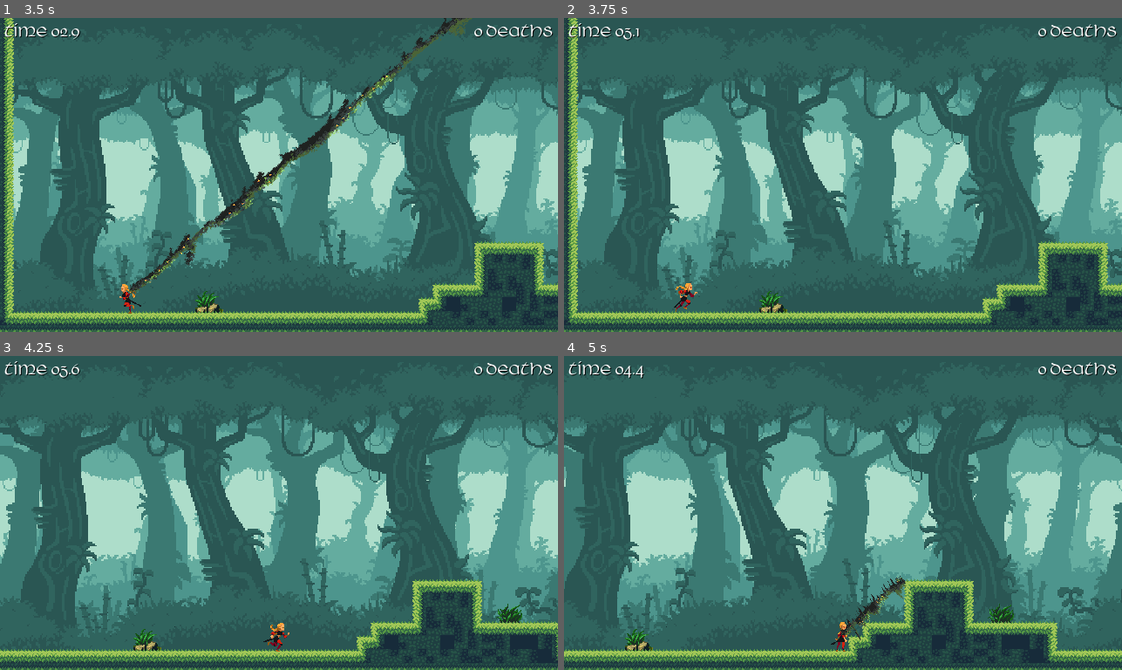
Above: before the commit, frames 1-4 (two rows, left to right).
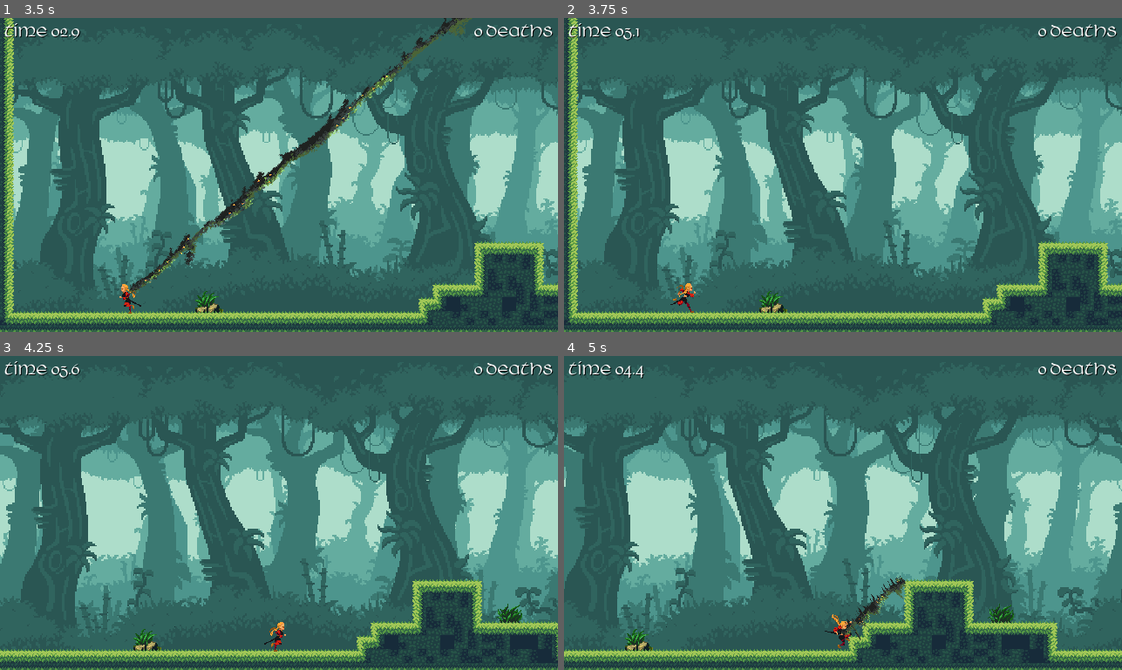
Above: after the commit, the same moments.

Repository: doofmars/root-girl
Game: Godot game, scene res://src/game.tscn
Same seed, same stepped clock (60 frames per second), same inputs: the game is played once before the commit and once after it.
Inputs (mouse positions are in pixels of both pictures, inside the frame that each line leads up to):
- Up to frame 1 (3.5 s): click "Start Game" at 0.5 s; tap Enter (ui_accept) at 1.25, 1.52, 2.27 s; move the mouse to (401, 159) at 1.27 s; press the mouse at (401, 159) at 1.28 s; hold Right (move_right) 1.28-2.78 s; move the mouse to (167, 190) at 2.02 s; release the mouse at (167, 190) at 2.03 s; click (167, 190) at 2.1 s; move the mouse to (334, 105) at 2.77 s; press the mouse at (334, 105) at 2.78 s; hold Left (move_left) from 2.78 s (still down)
- Up to frame 2 (3.75 s): move the mouse to (815, 237) at 3.52 s; release Left (move_left) at 3.53 s; release the mouse at (815, 237) at 3.53 s; hold Right (move_right) from 3.53 s (still down); click (815, 237) at 3.6 s
- Up to frame 3 (4.25 s): keep holding Right (move_right); tap Enter (ui_accept) at 3.77 s
- Up to frame 4 (5 s): keep holding Right (move_right); move the mouse to (1010, 560) at 4.27 s; press the mouse at (1010, 560) at 4.28 s; tap Enter (ui_accept) at 4.52 s

Frame 1 is identical in both runs. In frame 2, 0.1% of the frame differs, in the area x 19-24%, y 84-94%; in frame 3, 0.1%; in frame 4, 0.2%, in the area x 46-52%, y 82-95%.

Commit message:
Refactor movement code (no behavior change)

Diff:
--- a/src/character/Girl.gd
+++ b/src/character/Girl.gd
@@ -48,6 +48,21 @@
 	if is_on_floor() and Input.is_action_just_pressed("move_up"):
 		velocity.y = -JUMP_SPEED
 
+	update_character_after_movement()
+
+func swing_movement(delta):
+	if Input.get_action_strength("move_right") > 0:
+		velocity += (swing_target - global_position).normalized().rotated(PI/4) * SWING_FORCE;
+	if Input.get_action_strength("move_left") > 0:
+		velocity += (swing_target - global_position).normalized().rotated(-PI/4) * SWING_FORCE;
+
+	velocity.x = clamp(velocity.x, -MAX_SWING_SPEED, MAX_SWING_SPEED)
+	velocity.y = clamp(velocity.y, -MAX_SWING_SPEED, MAX_SWING_SPEED)
+	velocity = move_and_slide(velocity)
+
+	update_character_after_movement()
+
+func update_character_after_movement():
 	if (velocity.x < 0):
 		facingRight = false
 	elif (velocity.x > 0):
@@ -60,27 +75,6 @@
 			$AnimatedSprite.animation = "run"
 	else:
 		$AnimatedSprite.animation = "fall"
-
-	detect_collision()
-
-func swing_movement(delta):
-	if Input.get_action_strength("move_right") > 0:
-		velocity += (swing_target - global_position).normalized().rotated(PI/4) * SWING_FORCE;
-	if Input.get_action_strength("move_left") > 0:
-		velocity += (swing_target - global_position).normalized().rotated(-PI/4) * SWING_FORCE;
-
-	velocity.x = clamp(velocity.x, -MAX_SWING_SPEED, MAX_SWING_SPEED)
-	velocity.y = clamp(velocity.y, -MAX_SWING_SPEED, MAX_SWING_SPEED)
-	velocity = move_and_slide(velocity)
-
-	if (velocity.x < 0):
-		facingRight = false
-	elif (velocity.x > 0):
-		facingRight = true
-	$AnimatedSprite.flip_h = not facingRight
-	detect_collision()
-
-func detect_collision():
 	for i in get_slide_count():
 		var collision = get_slide_collision(i)
 		if collision.collider.is_in_group("hazard"):
